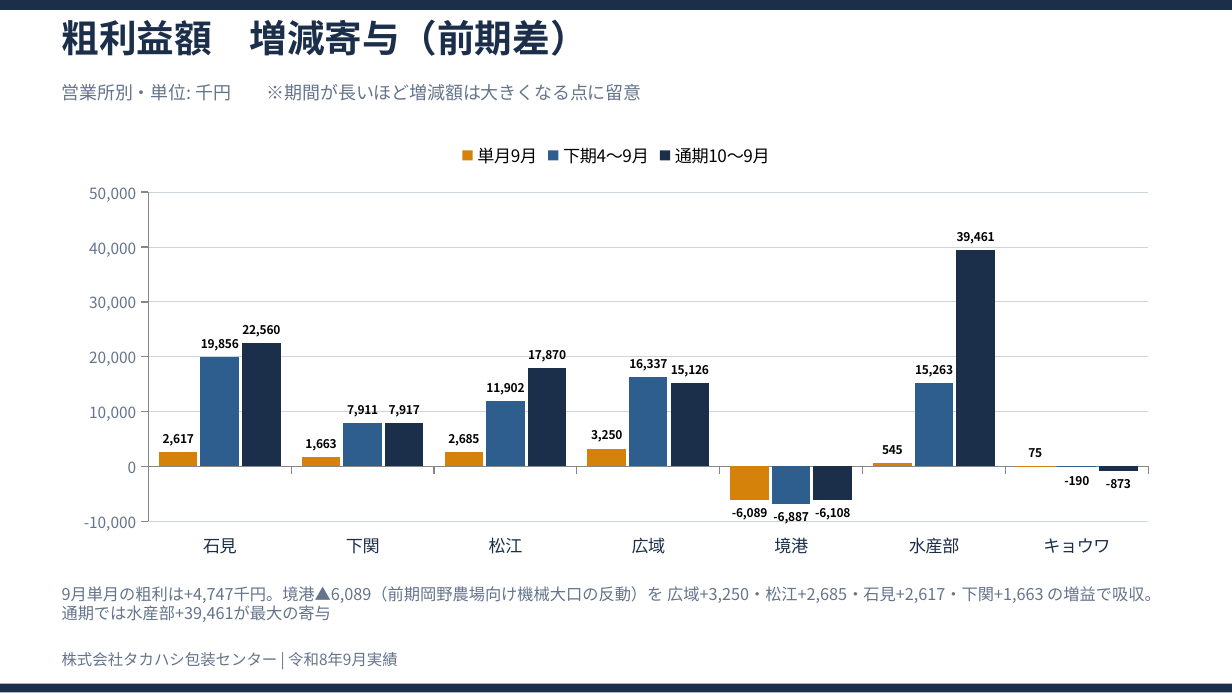
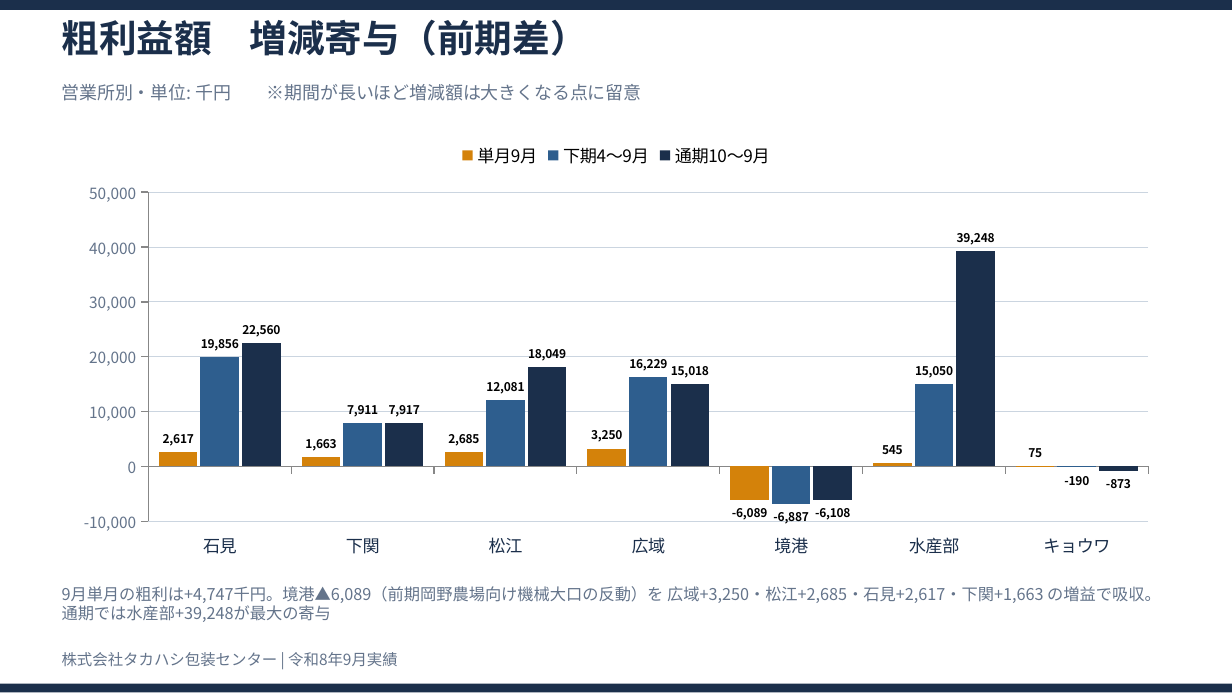
Before and after one commit to takahashihc/claudecode, a slide deck: slide 7 of reports/2026-09_月次実績報告/令和8年9月実績報告.pptx. Drawn at 1232x693 pixels with LibreOffice and Linux fonts; fonts in the diff are those of the drawing. Boxes give left, top, right and bottom in pixels: in the first picture for what was removed or moved away, otherwise in the second. Text is boxed around its words. In the diff, an @@ line names an element or a change of style, - is before the commit and + after.

```diff
--- a/reports/2026-09_月次実績報告/令和8年9月実績報告.pptx
+++ b/reports/2026-09_月次実績報告/令和8年9月実績報告.pptx
@@ column chart at (x1=62, y1=129, x2=1170, y2=567) @@
@@ 下期4〜9月, 松江: 11902 to 12081 @@
@@ 下期4〜9月, 広域: 16337 to 16229 @@
@@ 下期4〜9月, 水産部: 15263 to 15050 @@
@@ 通期10〜9月, 松江: 17870 to 18049 @@
@@ 通期10〜9月, 広域: 15126 to 15018 @@
@@ 通期10〜9月, 水産部: 39461 to 39248 @@
@@ text at (x1=62, y1=586, x2=1161, y2=622): text changed @@
-9月単月の粗利は+4,747千円。境港▲6,089（前期岡野農場向け機械大口の反動）を 広域+3,250・松江+2,685・石見+2,617・下関+1,663 の増益で吸収。通期では水産部+39,461が最大の寄与
+9月単月の粗利は+4,747千円。境港▲6,089（前期岡野農場向け機械大口の反動）を 広域+3,250・松江+2,685・石見+2,617・下関+1,663 の増益で吸収。通期では水産部+39,248が最大の寄与
```
Also in this commit, not shown: 6 other slides changed, 19 other files.
